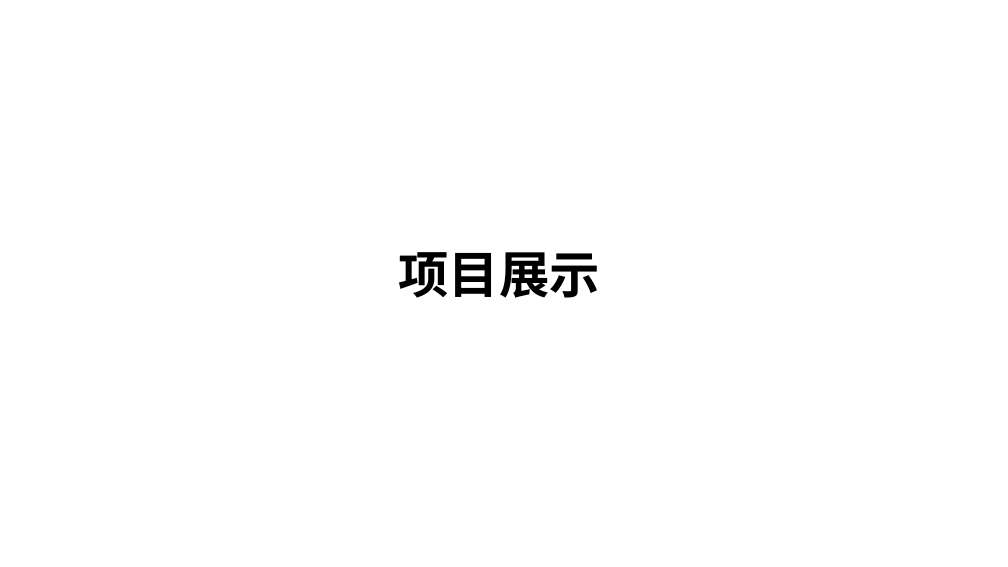
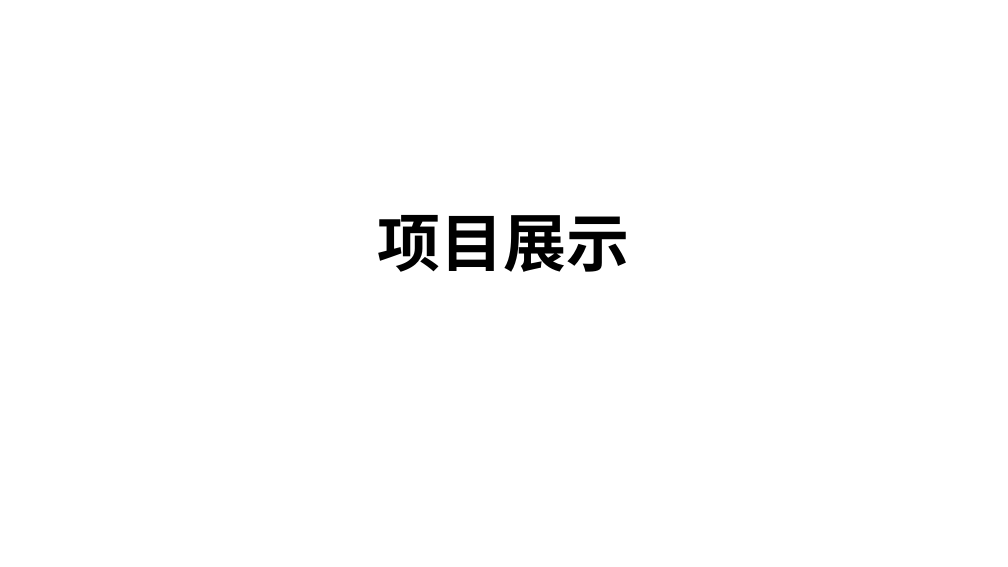
Before and after one commit to ShuoyuGong/Tool, a slide deck: slide 13 of Everything（TOOLS）.pptx. Drawn at 1008x567 pixels with LibreOffice and Linux fonts; fonts in the diff are those of the drawing; background and template pictures are left out. Boxes give left, top, right and bottom in pixels: in the first picture for what was removed or moved away, otherwise in the second. Text is boxed around its words. In the diff, an @@ line names an element or a change of style, - is before the commit and + after.

```diff
--- a/Everything（TOOLS）.pptx
+++ b/Everything（TOOLS）.pptx
@@ text "项目展示": place and size @@
-text "项目展示" at [398, 252, 600, 298]
+text "项目展示" at [378, 215, 630, 272]
@@ text "项目展示" at [378, 215, 630, 272]: size 48 to 60 pt @@
```
Also in this commit, not shown: 8 other slides changed, 20 other files.
